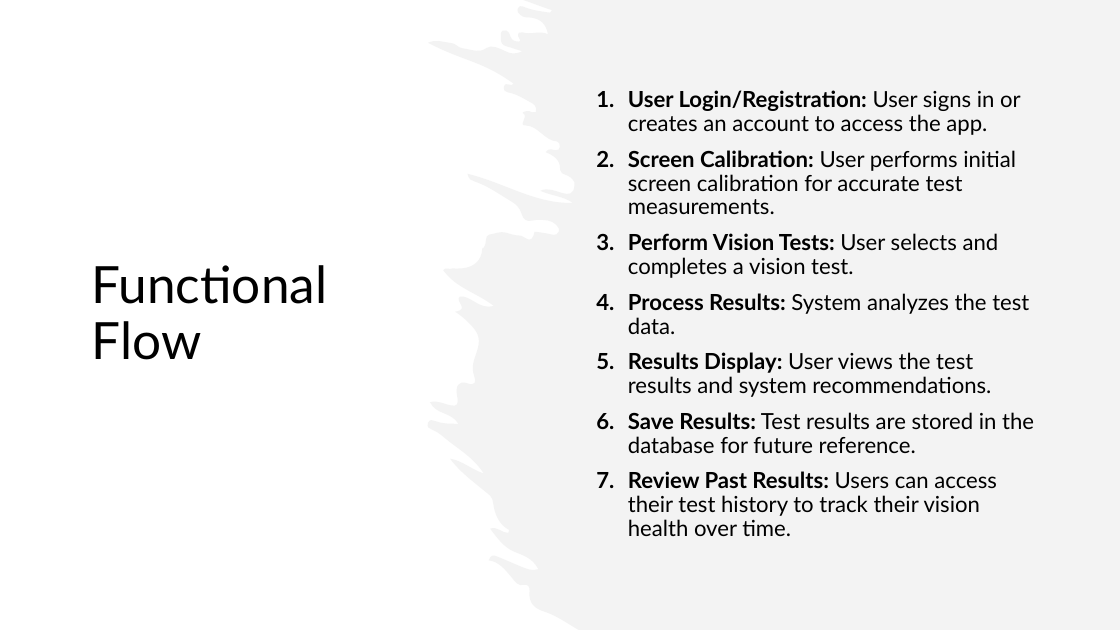
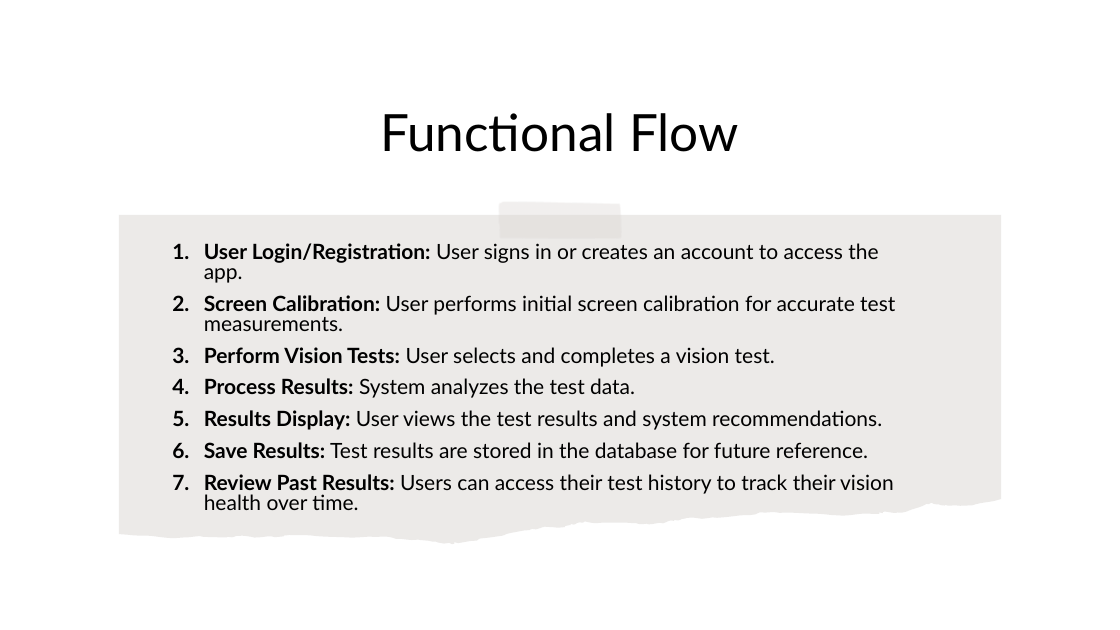
Before and after one commit to TameerAmer/Capstone-Project, a slide deck: slide 11 of OptiVision.pptx (slide 9 before the commit). Drawn at 1120x630 pixels with LibreOffice and Linux fonts; fonts in the diff are those of the drawing. Boxes give left, top, right and bottom in pixels: in the first picture for what was removed or moved away, otherwise in the second. Text is boxed around its words. In the diff, an @@ line names an element or a change of style, - is before the commit and + after.

```diff
--- a/OptiVision.pptx
+++ b/OptiVision.pptx
@@ freeform shape removed at (428,0,1120,630) @@
@@ title "Functional Flow": place and size @@
-title "Functional Flow" at (92,265,328,360)
+title "Functional Flow" at (380,113,739,152)
@@ title "Functional Flow" at (380,113,739,152): alignment left to centre @@
@@ freeform shape added at (498,202,622,239), fill #D9D4D0 at 35% opacity @@
@@ freeform shape added at (118,215,1001,544), fill #82766A at 15% opacity @@
@@ text "User Login/Registration: User signs in ...": place and size @@
-text "User Login/Registration: User signs in ..." at (628,90,1034,536)
+text "User Login/Registration: User signs in ..." at (204,243,895,510)
@@ text "User Login/Registration: User signs in ..." at (204,243,895,510): size 19 to 18 pt; line spacing 0.9 to 0.8; vertical alignment middle to top @@
```
Also in this commit, not shown: 6 other slides changed, 2 slides added.
